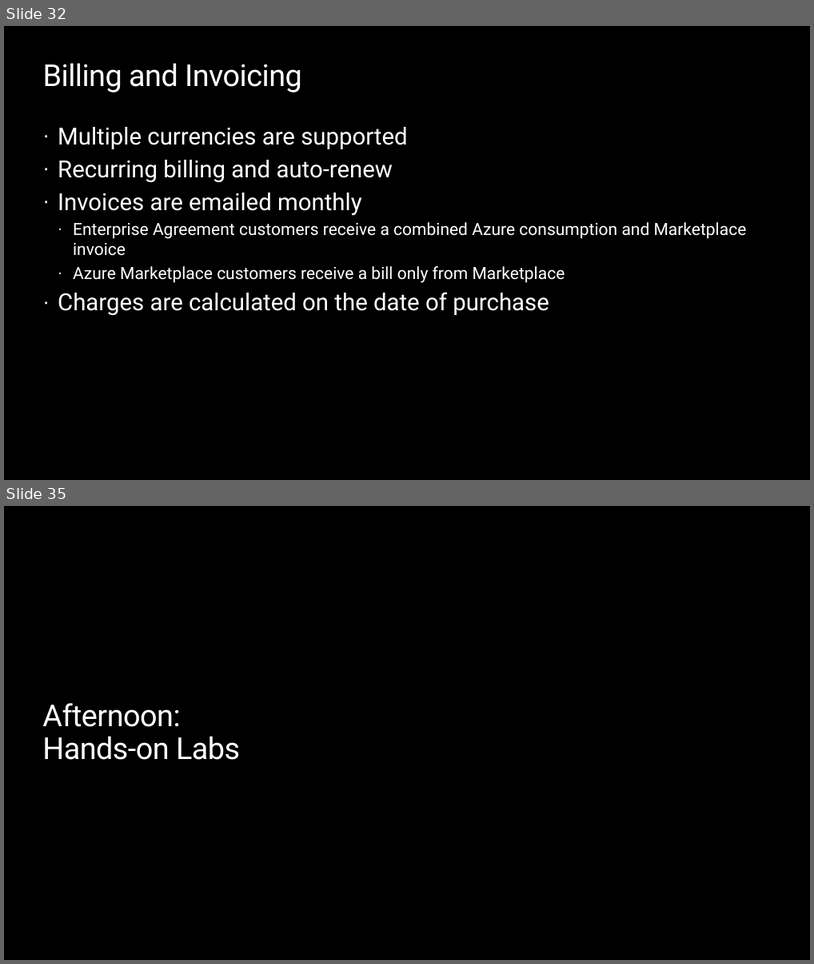
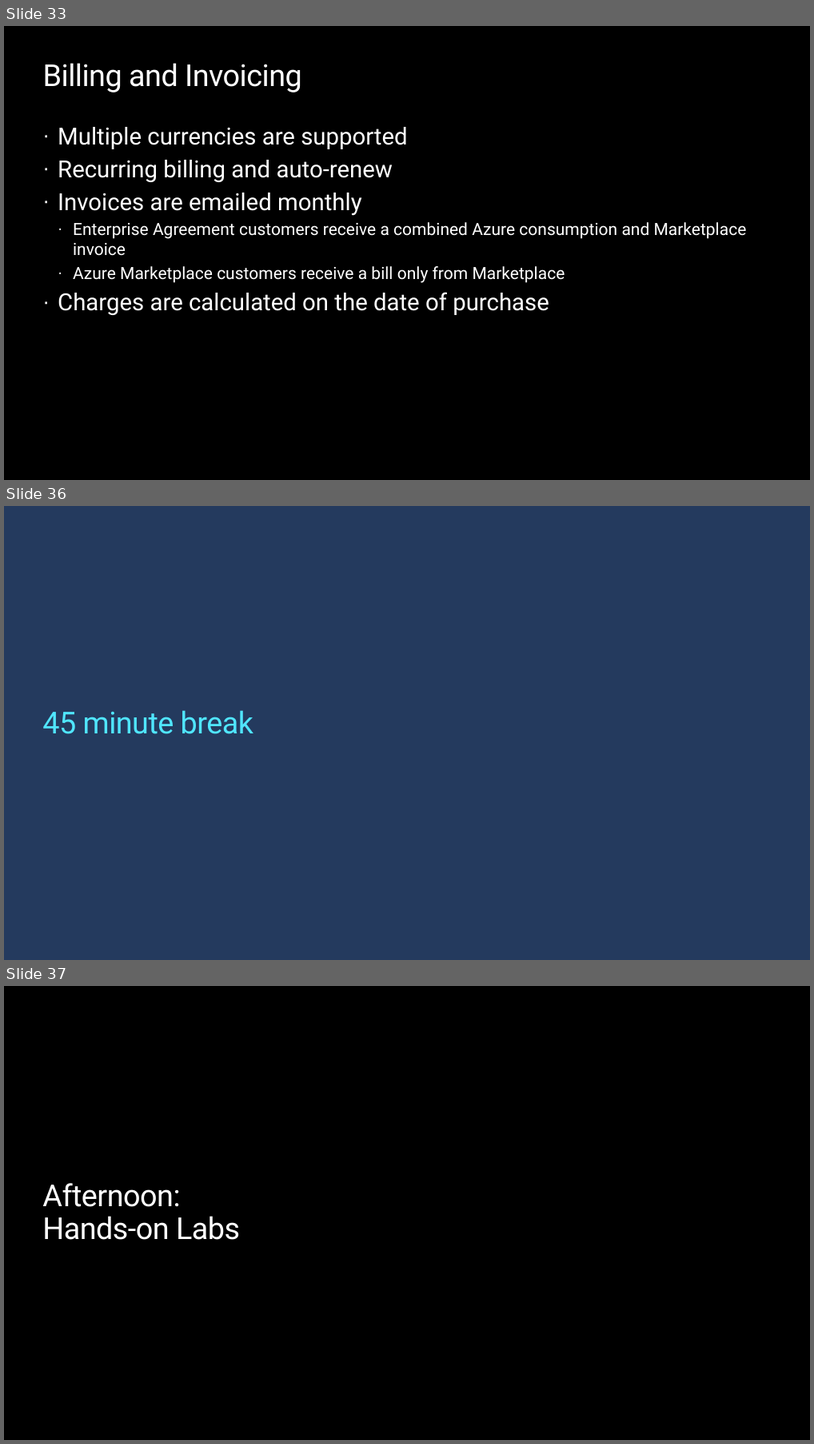
Before and after one commit to opsgility/marketplace, a slide deck: azure-marketplace-workshop/Day 1 - Skilling Deck for Microsoft Marketplace.pptx. Shown one above the other, each under a label of ours: slides 32 and 35 before the commit, slides 33, 36 and 37 after it; the slides between them are not shown. The pictures are 814x964 and 814x1444 pixels, drawn with LibreOffice and Linux fonts; fonts in the diff are those of the drawing; background and template pictures are left out. Boxes give left, top, right and bottom in pixels: in the first picture for what was removed or moved away, otherwise in the second. Text is boxed around its words. In the diff, an @@ line names an element or a change of style, - is before the commit and + after.

```diff
--- a/azure-marketplace-workshop/Day 1 - Skilling Deck for Microsoft Marketplace.pptx
+++ b/azure-marketplace-workshop/Day 1 - Skilling Deck for Microsoft Marketplace.pptx
@@ slide 36 added at (4,506,810,960), background #243A5E @@
@@ title added at (42,710,254,734), 36 pt, text #50E6FF @@
+45 minute break
@@ what was slide 32 is now slide 33 @@
@@ what was slide 35 is now slide 37 @@
```
Also in this commit, not shown: 1 other slide added, 9 other files.
